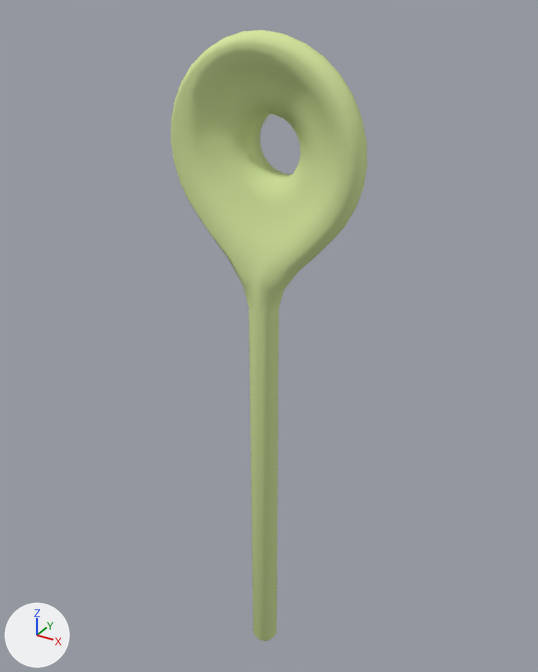
Before and after pictures for a commit that changed the Blender file 01-Models/sl-kochloeffel.blend.
Before and after are seen from a camera (50 mm lens) standing at (6.54, -10.57, 14.14) and looking at (-0.29, 0.65, 7.38). The lights are fixed; the arrows at lower left show +X, +Y and +Z.
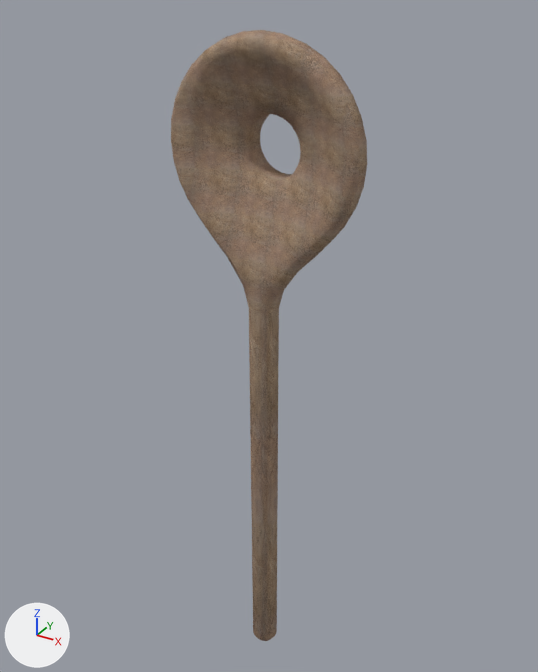
Scene script edits in JSON lines:
```json
{"op": "add", "block": "img_woodfine0059_11_s_jpg", "code": ["img_woodfine0059_11_s_jpg = load_image('WoodFine0059_11_S.jpg', '../02-Textures/WoodFine0059_11_S.jpg', 1024, 1024, 'sRGB')"]}
{"op": "remove", "block": "mat_material", "code": "mat_material.base_color = (0.671, 0.8, 0.356)  # green #d6e7a1"}
{"op": "add", "block": "mat_material", "code": "mat_material.texture = img_woodfine0059_11_s_jpg"}
```

Boxes [x1, y1, x2, y2] around the edits, measured in the pictures (538 x 672 px):
```json
{"object": "Circle", "change": "surface changed", "before": [171, 30, 367, 641], "after": [171, 30, 367, 641], "on screen": "green to brown"}
```
